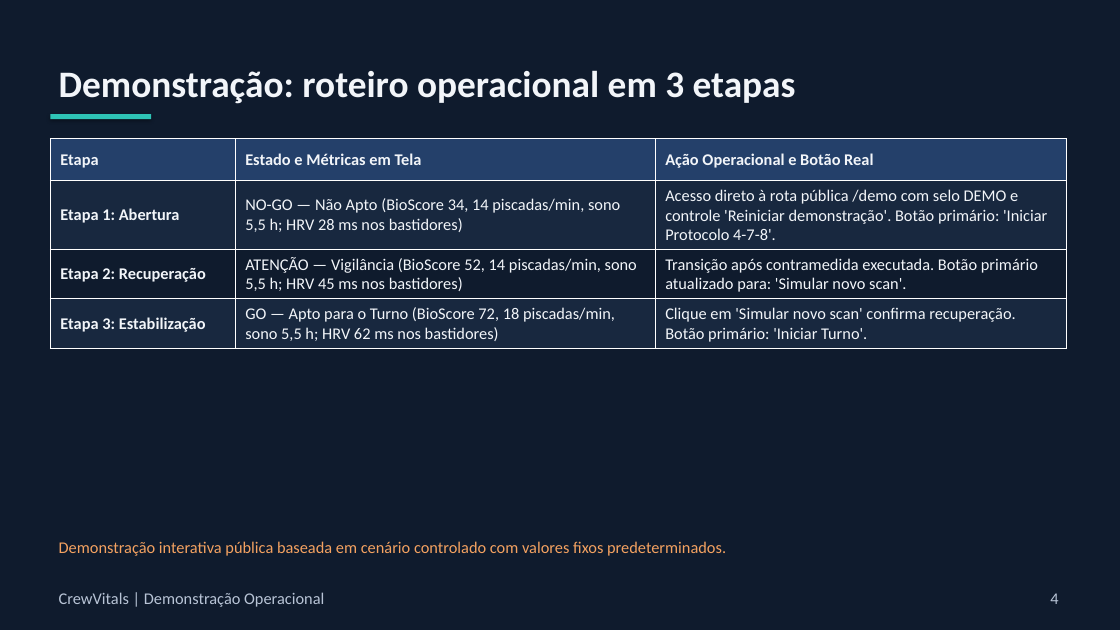
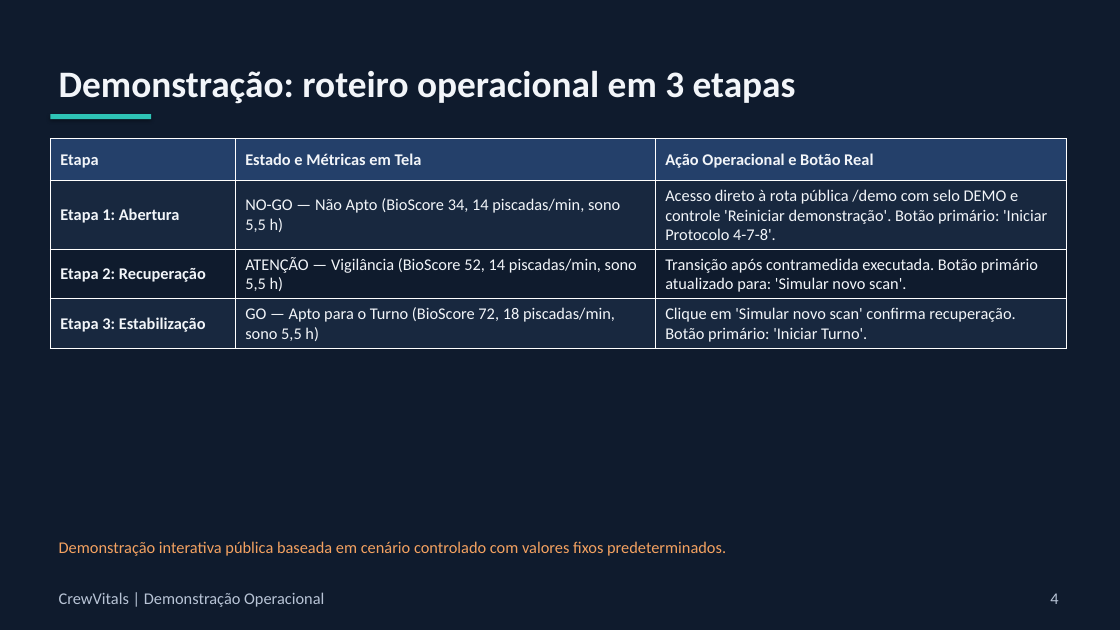
Before and after one commit to rodrigowindows/neuro-suite, a slide deck: slide 4 of docs/apresentacao/CrewVitals-Demo-PT.pptx. Drawn at 1120x630 pixels with LibreOffice and Linux fonts; fonts in the diff are those of the drawing. Boxes give left, top, right and bottom in pixels: in the first picture for what was removed or moved away, otherwise in the second. Text is boxed around its words. In the diff, an @@ line names an element or a change of style, - is before the commit and + after.

```diff
--- a/docs/apresentacao/CrewVitals-Demo-PT.pptx
+++ b/docs/apresentacao/CrewVitals-Demo-PT.pptx
@@ table at (x1=50, y1=139, x2=1067, y2=346) @@
-row 2, column 2: NO-GO — Não Apto (BioScore 34, 14 piscadas/min, sono 5,5 h; HRV 28 ms nos bastidores)
+row 2, column 2: NO-GO — Não Apto (BioScore 34, 14 piscadas/min, sono 5,5 h)
-row 3, column 2: ATENÇÃO — Vigilância (BioScore 52, 14 piscadas/min, sono 5,5 h; HRV 45 ms nos bastidores)
+row 3, column 2: ATENÇÃO — Vigilância (BioScore 52, 14 piscadas/min, sono 5,5 h)
-row 4, column 2: GO — Apto para o Turno (BioScore 72, 18 piscadas/min, sono 5,5 h; HRV 62 ms nos bastidores)
+row 4, column 2: GO — Apto para o Turno (BioScore 72, 18 piscadas/min, sono 5,5 h)
```
Also in this commit, not shown: 6 other files.
